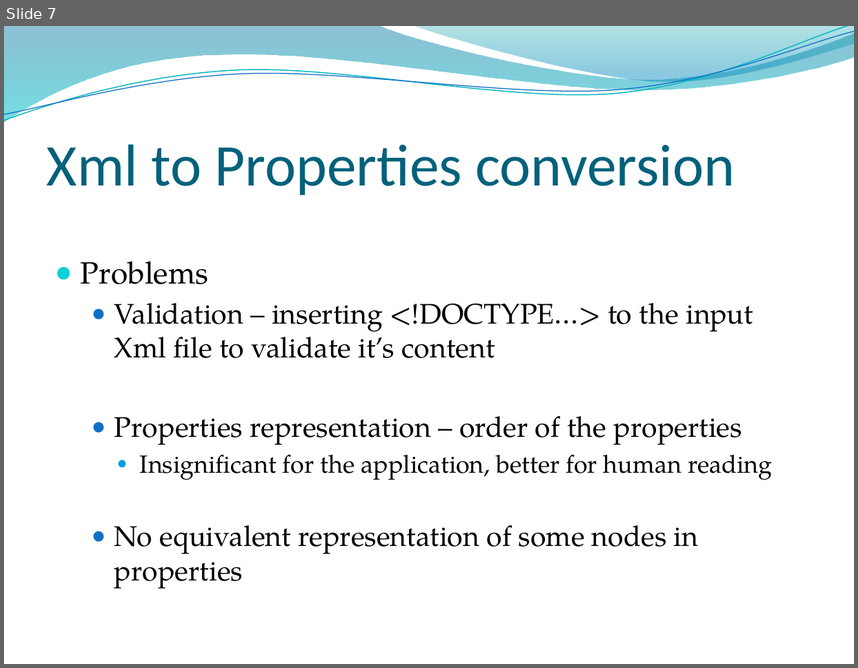
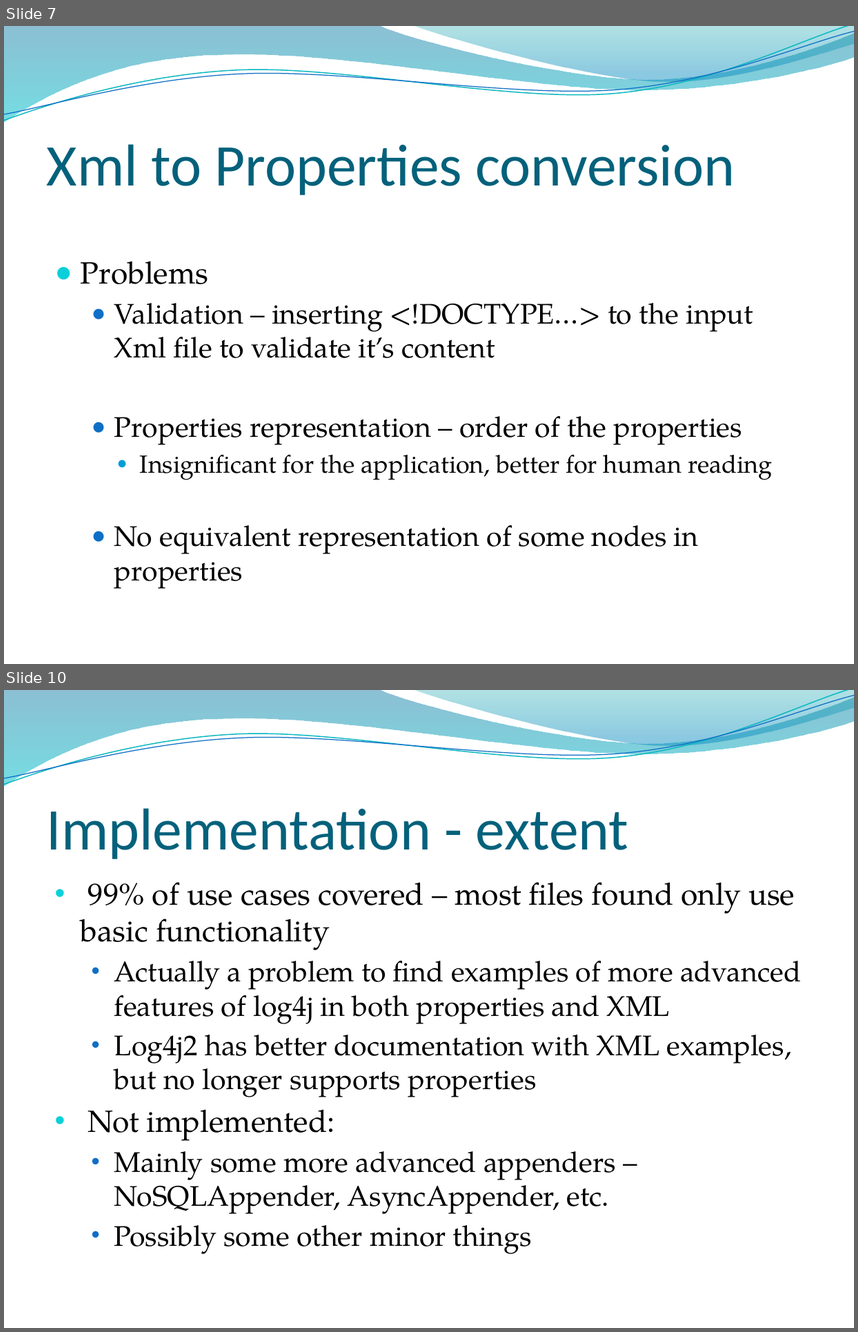
Before and after one commit to xstefank/log4jToXml, a slide deck: log4j.pptx. Shown one above the other, each under a label of ours: slide 7 before the commit, slides 7 and 10 after it; the slides between them are not shown. The pictures are 858x668 and 858x1332 pixels, drawn with LibreOffice and Linux fonts; fonts in the diff are those of the drawing; background and template pictures are left out. Boxes give left, top, right and bottom in pixels: in the first picture for what was removed or moved away, otherwise in the second. Text is boxed around its words. In the diff, an @@ line names an element or a change of style, - is before the commit and + after.

Commit message:
presentation

```diff
--- a/log4j.pptx
+++ b/log4j.pptx
@@ slide 10 added at [4,690,854,1328], background picture (left out); not listed: 4 template elements that a slide beside it also shows @@
@@ title added at [47,808,629,859], 50 pt, text #04617B @@
+Implementation - extent
@@ text added at [81,882,801,1254], 24 pt, text #000000 @@
+• 99% of use cases covered – most files found only use basic functionality
+  • Actually a problem to find examples of more advanced features of log4j in both properties and XML
+  • Log4j2 has better documentation with XML examples, but no longer supports properties
+• Not implemented:
+  • Mainly some more advanced appenders – NoSQLAppender, AsyncAppender, etc.
+  • Possibly some other minor things
```
Also in this commit, not shown: 2 other slides added, 6 other files.
